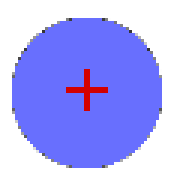
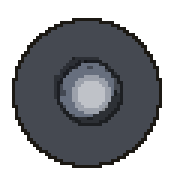
Comparing the layer stacks of the two 171x174 images. Changes:
added layer "Layer 6 copy" above "Layer 11" over [12, 18, 162, 168]
added layer "Layer 11" above "Layer 9" over [54, 57, 123, 126]
added layer "Layer 9" above "Layer 8" over [54, 57, 114, 117]
added layer "Layer 8" above "centre-point" over [12, 21, 162, 165]
hid "Layer 0" over [12, 18, 162, 168]
